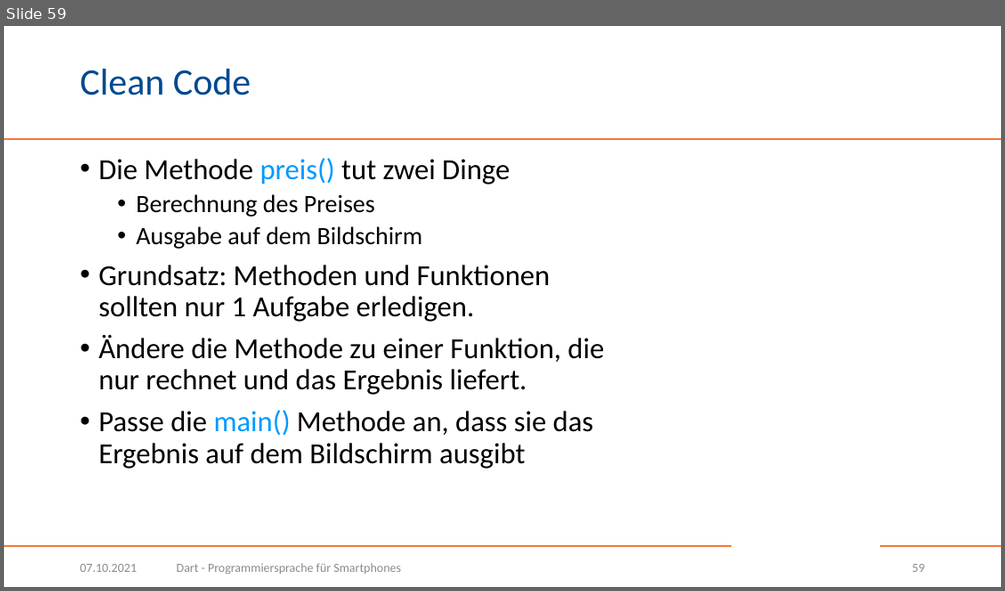
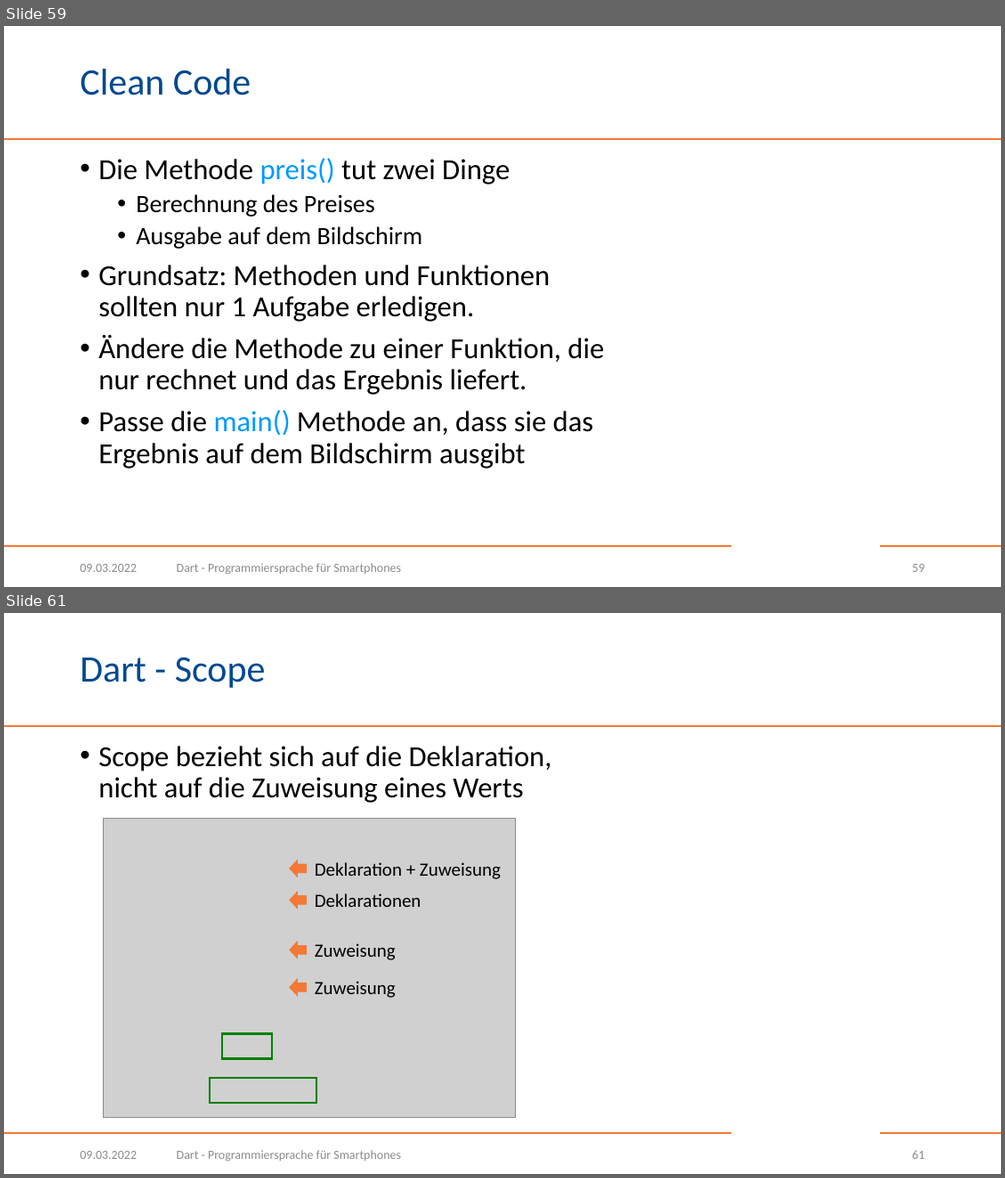
Before and after one commit to BogyMitutoyoCTL/Checklisten-App-2022.1, a slide deck: Dart.pptx. Shown one above the other, each under a label of ours: slide 59 before the commit, slides 59 and 61 after it; the slides between them are not shown. The pictures are 1005x591 and 1005x1178 pixels, drawn with LibreOffice and Linux fonts; fonts in the diff are those of the drawing; grey boxes stand for pictures; background and template pictures are left out. Boxes give left, top, right and bottom in pixels: in the first picture for what was removed or moved away, otherwise in the second. Text is boxed around its words. In the diff, an @@ line names an element or a change of style, - is before the commit and + after.

Commit message:
Dart presentation: add chapters for scope and lambdas

```diff
--- a/Dart.pptx
+++ b/Dart.pptx
@@ slide 61 added at bbox=[4, 613, 1001, 1174], background #FFFFFF; not listed: 3 template elements that a slide beside it also shows @@
@@ title added at bbox=[80, 657, 266, 688], 36 pt, text #004990 @@
+Dart - Scope
@@ text added at bbox=[98, 746, 552, 803], 28 pt, text #000000 @@
+• Scope bezieht sich auf die Deklaration,
+  nicht auf die Zuweisung eines Werts
@@ picture added at bbox=[104, 818, 517, 1117] @@
@@ right arrow added at bbox=[289, 859, 306, 877], fill #F47836 @@
@@ text added at bbox=[315, 862, 501, 879], 18 pt, text #000000 @@
+Deklaration + Zuweisung
@@ right arrow added at bbox=[289, 891, 306, 909], fill #F47836 @@
@@ text added at bbox=[315, 893, 421, 907], 18 pt, text #000000 @@
+Deklarationen
@@ right arrow added at bbox=[289, 941, 306, 959], fill #F47836 @@
@@ text added at bbox=[315, 943, 396, 960], 18 pt, text #000000 @@
+Zuweisung
@@ right arrow added at bbox=[289, 978, 306, 997], fill #F47836 @@
@@ text added at bbox=[315, 981, 396, 997], 18 pt, text #000000 @@
+Zuweisung
@@ rectangle added at bbox=[222, 1034, 273, 1060], outline #008000 2.25 pt @@
@@ rectangle added at bbox=[210, 1078, 316, 1103], outline #008000 2.25 pt @@
@@ text added at bbox=[80, 1151, 137, 1159], 12 pt, text #8C8C8C @@
+09.03.2022
@@ text added at bbox=[177, 1150, 401, 1161], 12 pt, text #8C8C8C @@
+Dart - Programmiersprache für Smartphones
@@ page number added at bbox=[912, 1150, 924, 1159], 12 pt, text #8C8C8C @@
+61
@@ slide 59 changed as well @@
@@ text at bbox=[80, 564, 137, 572]: text changed @@
-07.10.2021
+09.03.2022
```
Also in this commit, not shown: 89 other slides changed, 9 other slides added.
